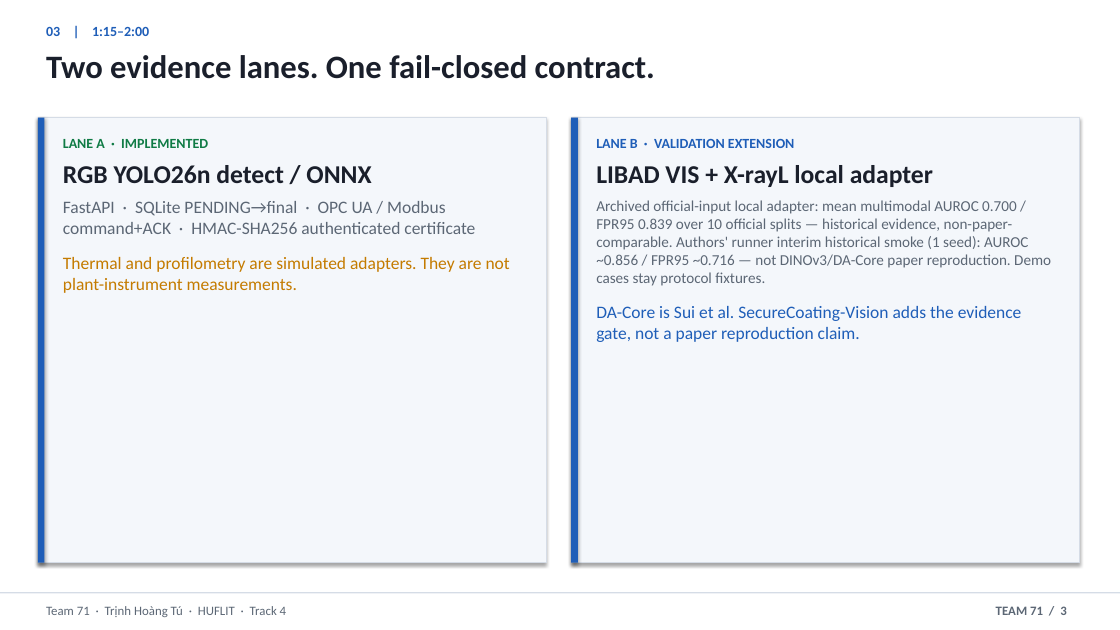
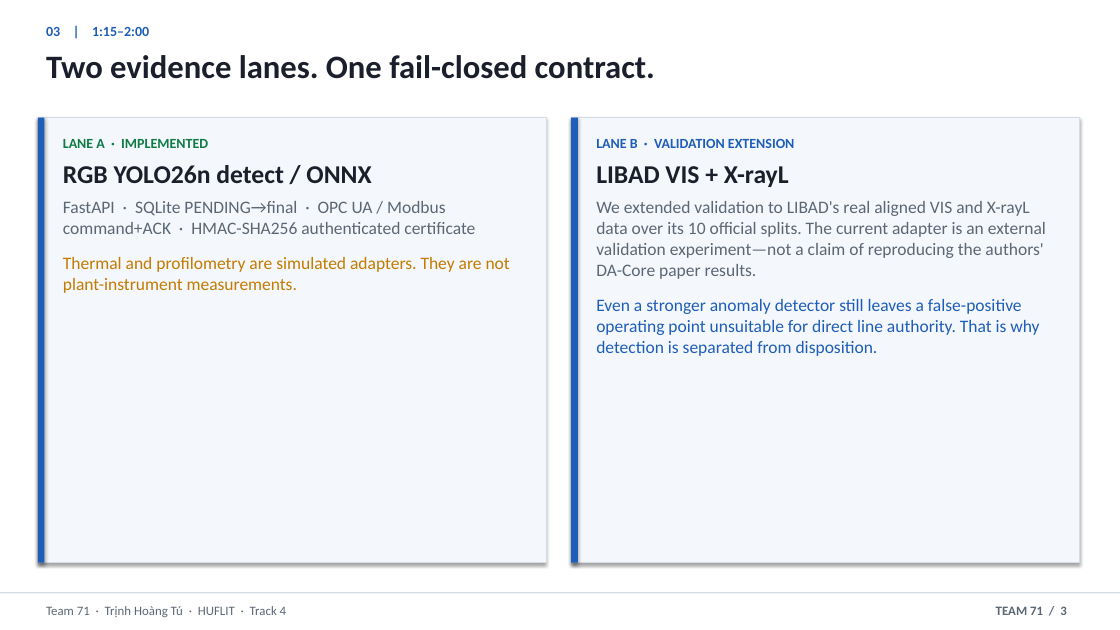
Before and after one commit to thtcsec/securecoating-vision, a slide deck: slide 3 of SecureCoating-Vision_Final_Defense_6min.pptx. Drawn at 1120x630 pixels with LibreOffice and Linux fonts; fonts in the diff are those of the drawing. Boxes give left, top, right and bottom in pixels: in the first picture for what was removed or moved away, otherwise in the second. Text is boxed around its words. In the diff, an @@ line names an element or a change of style, - is before the commit and + after.

```diff
--- a/SecureCoating-Vision_Final_Defense_6min.pptx
+++ b/SecureCoating-Vision_Final_Defense_6min.pptx
@@ text at (596,166,1046,356): text changed; size 13 to 15 pt @@
-LIBAD VIS + X-rayL local adapter
-Archived official-input local adapter: mean multimodal AUROC 0.700 / FPR95 0.839 over 10 official splits — historical evidence, non-paper-comparable. Authors' runner interim historical smoke (1 seed): AUROC ~0.856 / FPR95 ~0.716 — not DINOv3/DA-Core paper reproduction. Demo cases stay protocol fixtures.
-DA-Core is Sui et al. SecureCoating-Vision adds the evidence gate, not a paper reproduction claim.
+LIBAD VIS + X-rayL
+We extended validation to LIBAD's real aligned VIS and X-rayL data over its 10 official splits. The current adapter is an external validation experiment—not a claim of reproducing the authors' DA-Core paper results.
+Even a stronger anomaly detector still leaves a false-positive operating point unsuitable for direct line authority. That is why detection is separated from disposition.
```
Also in this commit, not shown: 3 other slides changed, 7 other files.
